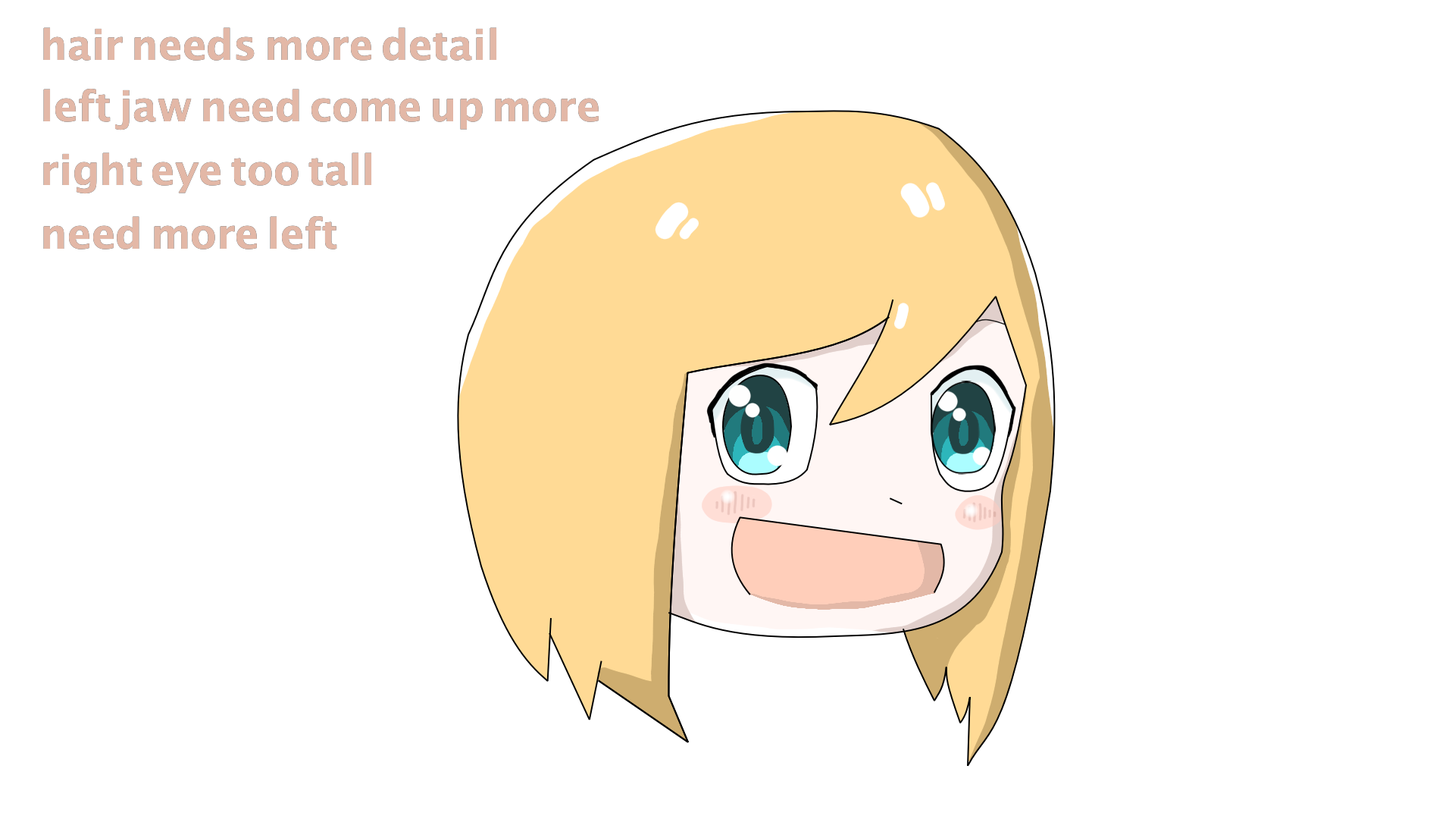
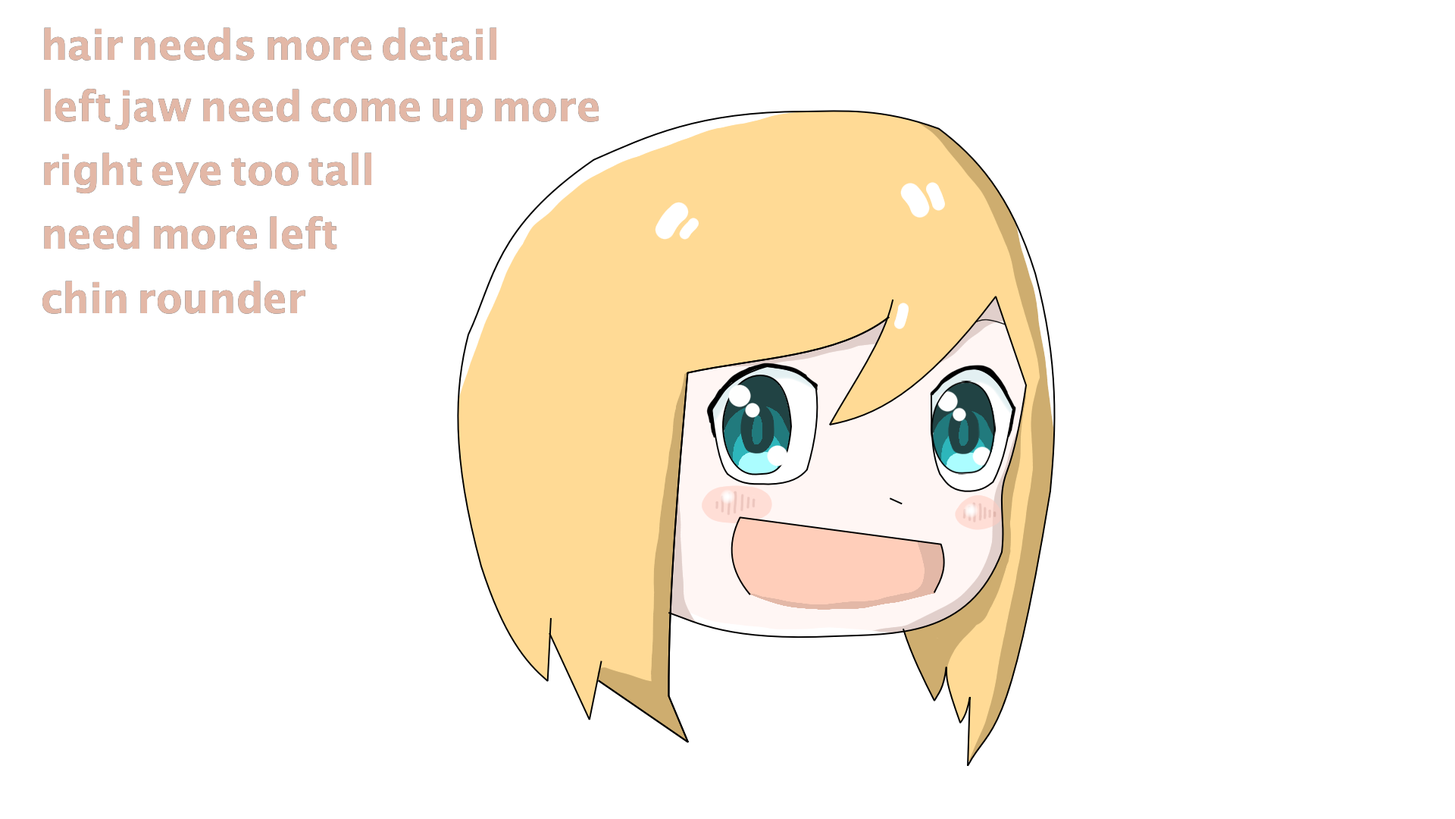
Layered file, before and after one edit (1455 x 819). Changes by layer:
painted on "eyeLiner" over [952, 339, 960, 348]
painted on "Layer 32" over [952, 339, 960, 348]
painted on "Copy of pupilColor" over [952, 339, 960, 348]
painted on "mouthColor" over [41, 27, 1003, 636]
painted on "hairColor" over [41, 27, 1003, 636]
painted on "eyeColor" over [41, 27, 1003, 636]
painted on "blush" over [41, 27, 1003, 636]
painted on "faceColor" over [41, 27, 1003, 636]
painted on "pupilCenter" over [41, 27, 1003, 636]
painted on "pupilColor" over [41, 27, 1003, 636]
